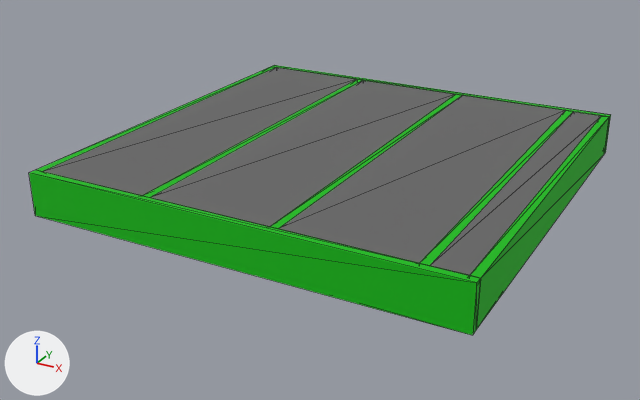
The glTF model packages/core/tests/outputs/modeler/wall.glb, before and after one commit.
Rendered twice from a 50 mm lens placed at (2781.0, -4483.0, 1514.0), pointed at (932.0, -1121.0, -167.0). The lights are fixed; the arrows at lower left show +X, +Y and +Z. The picture after the commit comes second. Mesh edges are drawn as thin lines. Where no turn or scale is listed for an object, it has been applied to the vertices.

In view in the first picture: 'bottomplate_shape_0', 'endstud_shape_0', 'insulation0_shape_0', 'insulation1_shape_0', 'insulation2_shape_0', 'insulation3_shape_0', 'stud0_shape_0', 'stud1_shape_0', 'stud2_shape_0', 'stud3_shape_0', 'topplate_shape_0'.
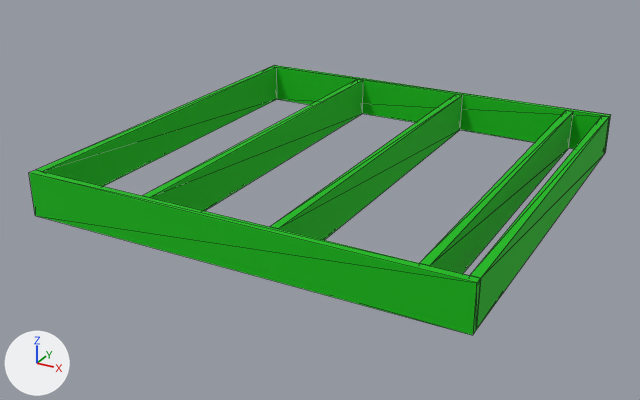
The edits, one by one:
Object 'insulation0_shape_0' (ob_insulation0_shape_0) is deleted.
Object 'insulation1_shape_0' (ob_insulation1_shape_0) is deleted.
Object 'insulation2_shape_0' (ob_insulation2_shape_0) is deleted.
Object 'insulation3_shape_0' (ob_insulation3_shape_0) is deleted.

What differs and where, as boxes [x1, y1, x2, y2] in the pictures (640 x 400 px):
'insulation2_shape_0', deleted
    before: [279, 95, 566, 263]
'insulation1_shape_0', deleted
    before: [150, 80, 455, 227]
'insulation0_shape_0', deleted
    before: [42, 67, 357, 196]
'insulation3_shape_0', deleted
    before: [430, 112, 601, 275]
'bottomplate_shape_0', unchanged, uncovered by the edit
    both: [271, 65, 611, 154]
'stud0_shape_0', unchanged, uncovered by the edit
    before: [37, 67, 276, 171]
    after: [37, 67, 277, 186]
'stud1_shape_0', unchanged, uncovered by the edit
    before: [143, 79, 363, 198]
    after: [143, 79, 363, 211]
'stud2_shape_0', unchanged, uncovered by the edit
    before: [270, 94, 462, 229]
    after: [270, 94, 462, 240]
